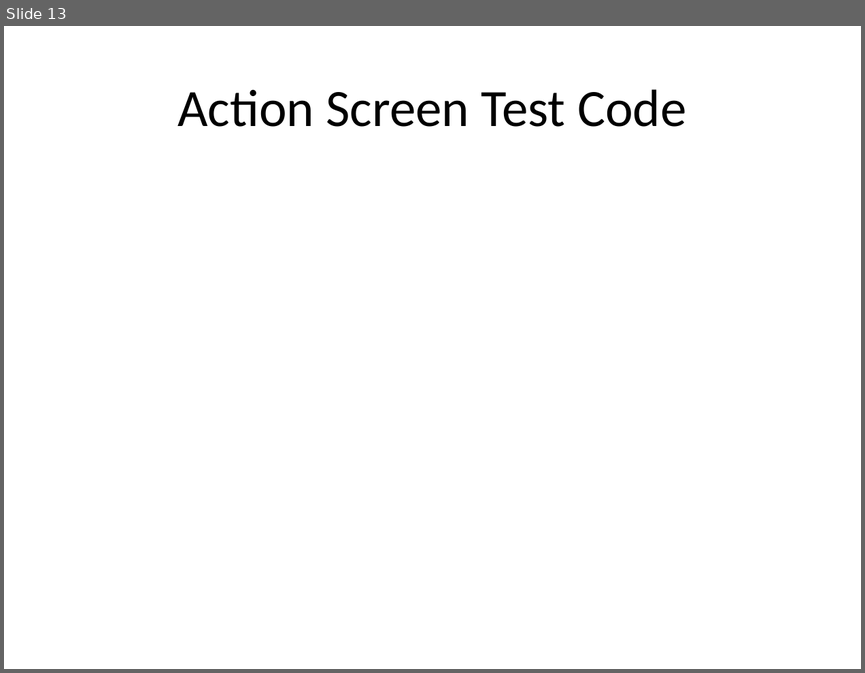
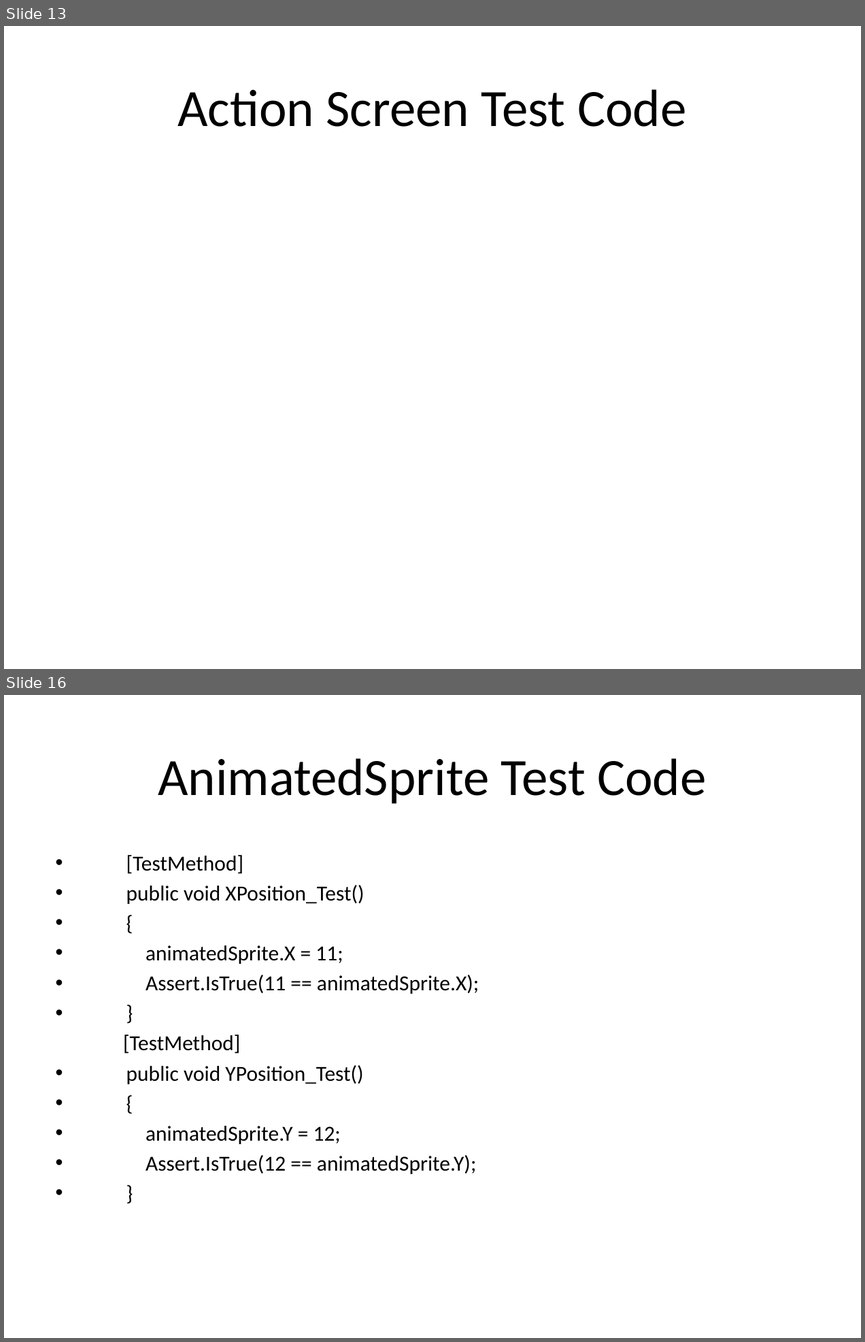
Before and after one commit to csce3513/Team15, a slide deck: Project Starfighter 1.0.pptx. Shown one above the other, each under a label of ours: slide 13 before the commit, slides 13 and 16 after it; the slides between them are not shown. The pictures are 865x673 and 865x1342 pixels, drawn with LibreOffice and Linux fonts; fonts in the diff are those of the drawing; background and template pictures are left out. Boxes give left, top, right and bottom in pixels: in the first picture for what was removed or moved away, otherwise in the second. Text is boxed around its words. In the diff, an @@ line names an element or a change of style, - is before the commit and + after.

```diff
--- a/Project Starfighter 1.0.pptx
+++ b/Project Starfighter 1.0.pptx
@@ slide 16 added at [4,695,861,1338], background picture (left out) @@
@@ title added at [158,758,706,804], 44 pt, text #000000 @@
+AnimatedSprite Test Code
@@ text added at [123,855,479,1174], 18 pt, text #000000 @@
+• [TestMethod]
+• public void XPosition_Test()
+• {
+• animatedSprite.X = 11;
+• Assert.IsTrue(11 == animatedSprite.X);
+• }
+[TestMethod]
+• public void YPosition_Test()
+• {
+• animatedSprite.Y = 12;
+• Assert.IsTrue(12 == animatedSprite.Y);
+• }
```
Also in this commit, not shown: 16 other slides added.
